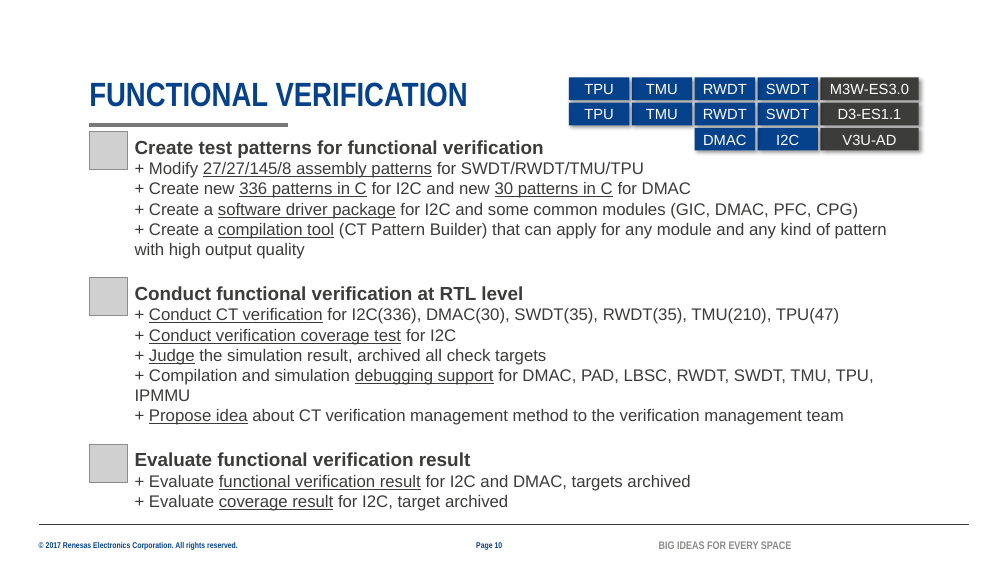
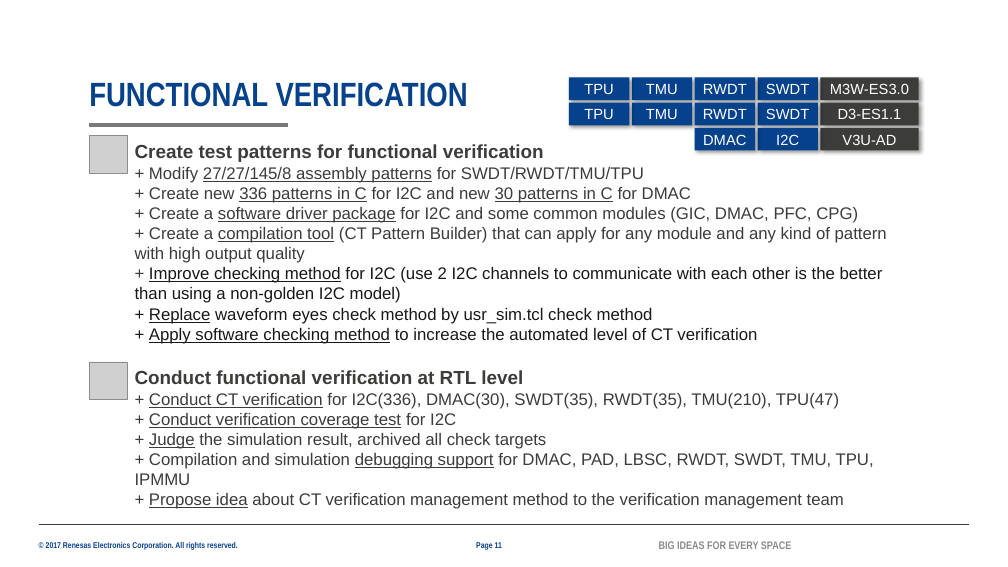
Before and after one commit to lesyhau/bridge, a slide deck: slide 11 of 2082_HauSyLe_PER_MentorMentee_26G.pptx (slide 10 before the commit). Drawn at 1008x567 pixels with LibreOffice and Linux fonts; fonts in the diff are those of the drawing; grey boxes stand for pictures; background and template pictures are left out. Boxes give left, top, right and bottom in pixels: in the first picture for what was removed or moved away, otherwise in the second. Text is boxed around its words. In the diff, an @@ line names an element or a change of style, - is before the commit and + after.

```diff
--- a/2082_HauSyLe_PER_MentorMentee_26G.pptx
+++ b/2082_HauSyLe_PER_MentorMentee_26G.pptx
@@ picture moved from (x1=89, y1=132, x2=127, y2=169) to (x1=89, y1=136, x2=127, y2=174) @@
@@ text at (x1=135, y1=267, x2=883, y2=344): paragraphs added @@
++ Improve checking method for I2C (use 2 I2C channels to communicate with each other is the better than using a non-golden I2C model)
++ Replace waveform eyes check method by usr_sim.tcl check method
++ Apply software checking method to increase the automated level of CT verification
@@ picture moved from (x1=89, y1=278, x2=127, y2=315) to (x1=89, y1=362, x2=127, y2=400) @@
@@ text "Conduct functional verification at RTL ..." moved from (x1=135, y1=286, x2=874, y2=425) to (x1=135, y1=370, x2=874, y2=509) @@
@@ picture removed at (x1=89, y1=445, x2=127, y2=482) @@
@@ text removed at (x1=135, y1=452, x2=690, y2=511) @@
-Evaluate functional verification result
-+ Evaluate functional verification result for I2C and DMAC, targets archived
-+ Evaluate coverage result for I2C, target archived
@@ page number at (x1=476, y1=542, x2=502, y2=549): text changed @@
-Page 10
+Page 11
```
Also in this commit, not shown: 13 other slides changed, 3 slides added, 1 slide removed, 1 other file.
